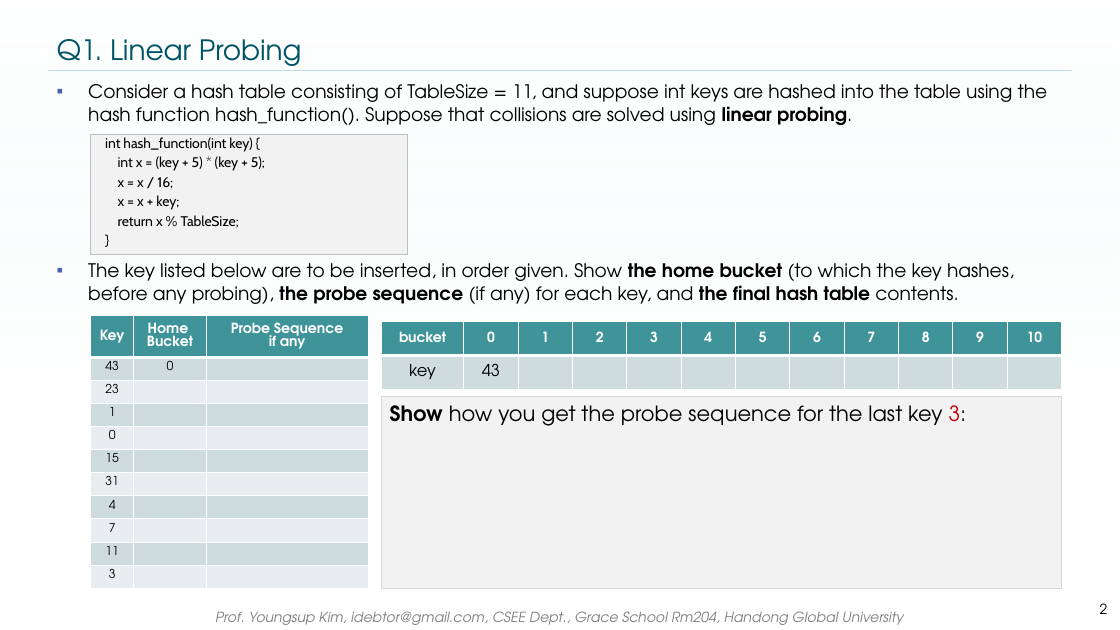
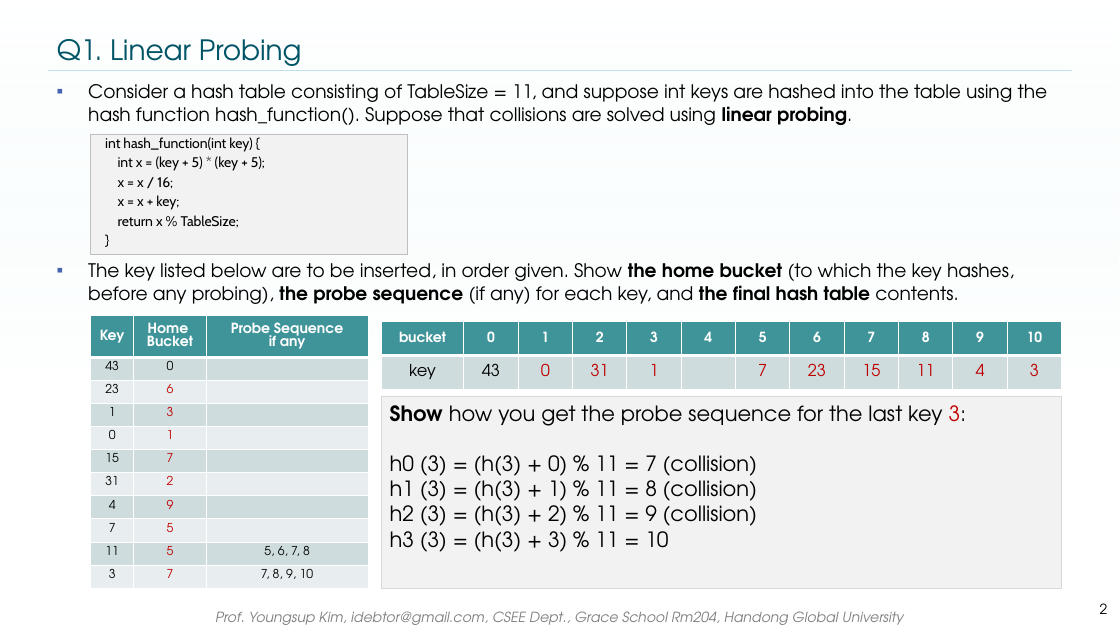
Before and after one commit to dooooooooong/DataStructure, a slide deck: slide 2 of psets/pset-final/08-1 HashingFinal.pptx. Drawn at 1120x630 pixels with LibreOffice and Linux fonts; fonts in the diff are those of the drawing; background and template pictures are left out. Boxes give left, top, right and bottom in pixels: in the first picture for what was removed or moved away, otherwise in the second. Text is boxed around its words. In the diff, an @@ line names an element or a change of style, - is before the commit and + after.

```diff
--- a/psets/pset-final/08-1 HashingFinal.pptx
+++ b/psets/pset-final/08-1 HashingFinal.pptx
@@ table at (91, 315, 369, 588) @@
-row 3, column 2: 
+row 3, column 2: 6
-row 4, column 2: 
+row 4, column 2: 3
-row 5, column 2: 
+row 5, column 2: 1
-row 6, column 2: 
+row 6, column 2: 7
-row 7, column 2: 
+row 7, column 2: 2
-row 8, column 2: 
+row 8, column 2: 9
-row 9, column 2: 
+row 9, column 2: 5
-row 10, column 2: 
+row 10, column 2: 5
-row 10, column 3: 
+row 10, column 3: 5, 6, 7, 8
-row 11, column 2: 
+row 11, column 2: 7
-row 11, column 3: 
+row 11, column 3: 7, 8, 9, 10
@@ table at (381, 321, 1065, 389) @@
-row 2: key | 43 |  |  |  |  |  |  |  |  |  | 
+row 2: key | 43 | 0 | 31 | 1 |  | 7 | 23 | 15 | 11 | 4 | 3
@@ text in rectangle at (390, 455, 757, 552): paragraphs added @@
+h0 (3) = (h(3) + 0) % 11 = 7 (collision)
+h1 (3) = (h(3) + 1) % 11 = 8 (collision)
+h2 (3) = (h(3) + 2) % 11 = 9 (collision)
+h3 (3) = (h(3) + 3) % 11 = 10
```
Also in this commit, not shown: 7 other slides changed, 11 other files.
